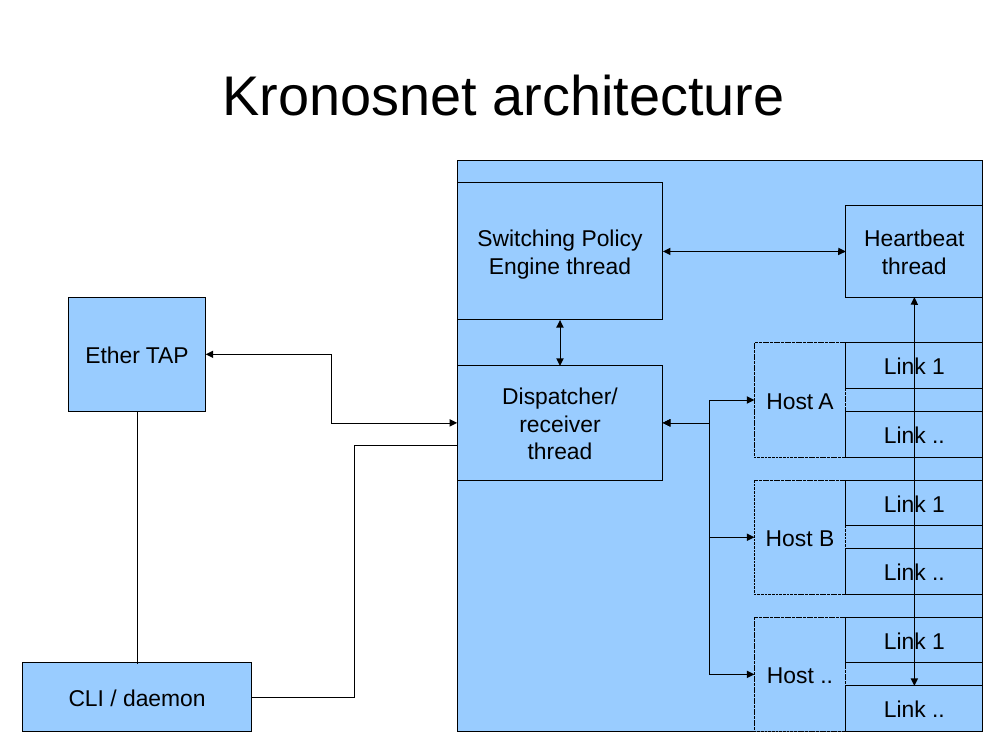
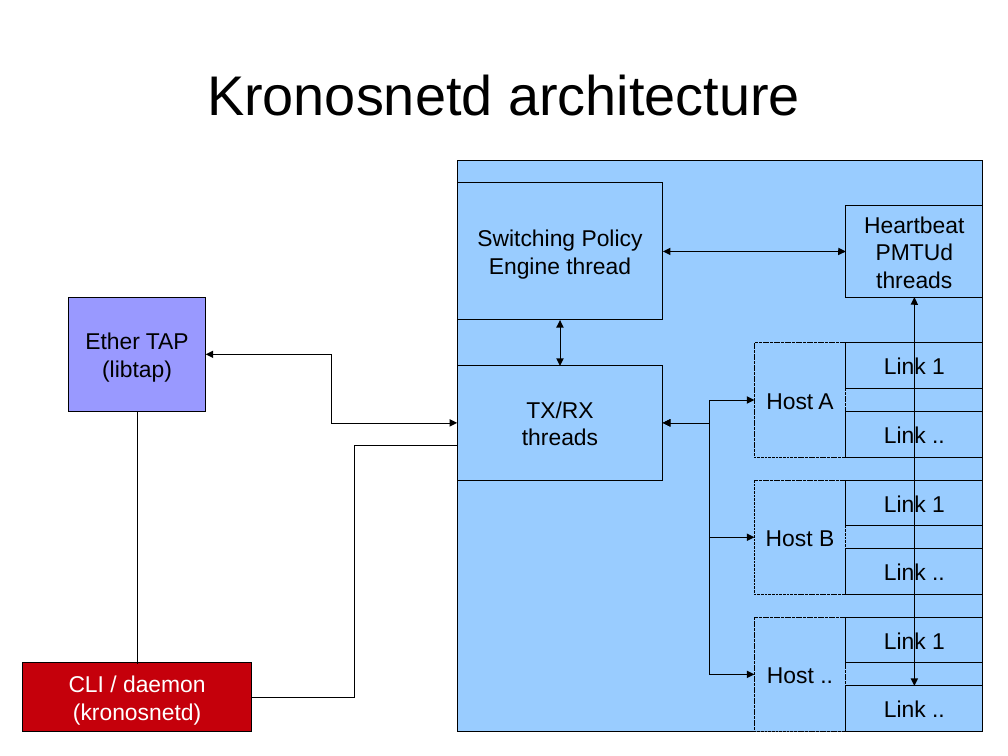
Before and after one commit to kronosnet/kronosnet, a slide deck: slide 9 of docs/kronosnet_architecture.odp. Drawn at 1008x756 pixels with LibreOffice and Linux fonts; fonts in the diff are those of the drawing. Boxes give left, top, right and bottom in pixels: in the first picture for what was removed or moved away, otherwise in the second. Text is boxed around its words. In the diff, an @@ line names an element or a change of style, - is before the commit and + after.

```diff
--- a/docs/kronosnet_architecture.odp
+++ b/docs/kronosnet_architecture.odp
@@ title at box(207, 74, 800, 116): text changed @@
-Kronosnet architecture
+Kronosnetd architecture
@@ text in rectangle at box(876, 243, 953, 289): text changed @@
-thread
+PMTUd
+threads
@@ rectangle "Ether TAP" at box(69, 297, 206, 412): fill #99CCFF to #9999FF @@
@@ text in rectangle at box(102, 360, 172, 382): paragraph added @@
+(libtap)
@@ text in rectangle at box(522, 401, 598, 446): text changed @@
-Dispatcher/receiver
-thread
+TX/RX
+threads
@@ rectangle "CLI / daemon" at box(23, 663, 252, 732): fill #99CCFF to #C5000B @@
@@ text in rectangle at box(69, 675, 206, 693): text colour #000000 to #FFFFFF in "CLI / daemon" @@
@@ text in rectangle at box(73, 703, 201, 725): paragraph added @@
+(kronosnetd)
```
Also in this commit, not shown: 6 other slides changed, 1 slide added, 1 slide removed.
